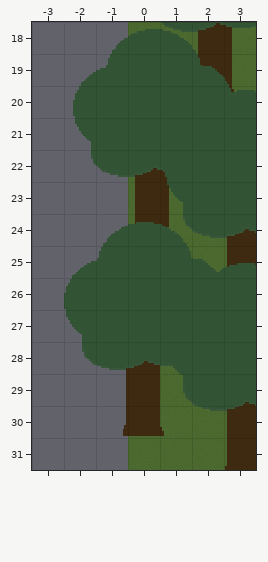
Tiled map -- assets/maps/map_2_-1.tmx. Above is the file before it was changed.
Cells are 32x32 px. Shown: x -3..3, y 18..31.
Now the later version:
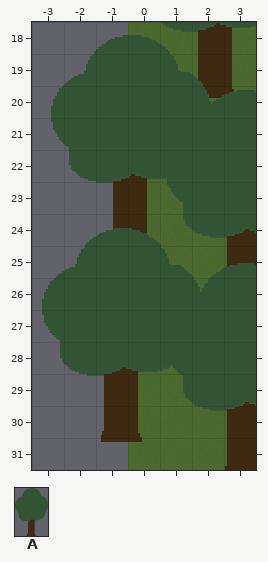
Key: from "Trees": A 0 "tree".
Objects are placed by their top-left corner, in cells (3,4 is the top-left corner of cell 3,4); size is 1x1 cell unless given.
What changed:
--- layer "Entities"
-A "Tree" at -1.7,18.2 size 5x6.7
+A "Tree" at -2.4,18.4 size 5x6.7
-A "Tree" at -2,24.3 size 5x6.7
+A "Tree" at -2.7,24.4 size 5x6.7
Changed places in both pictures, as pixel boxes (x1, y1, x2, y2):
changed: (42, 29, 231, 442)
